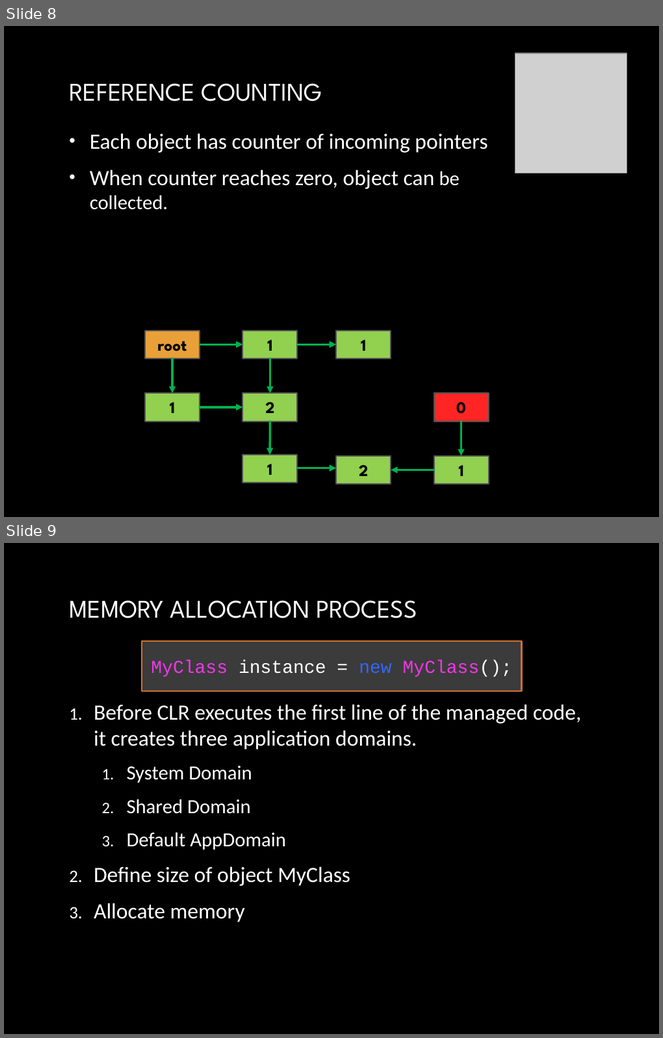
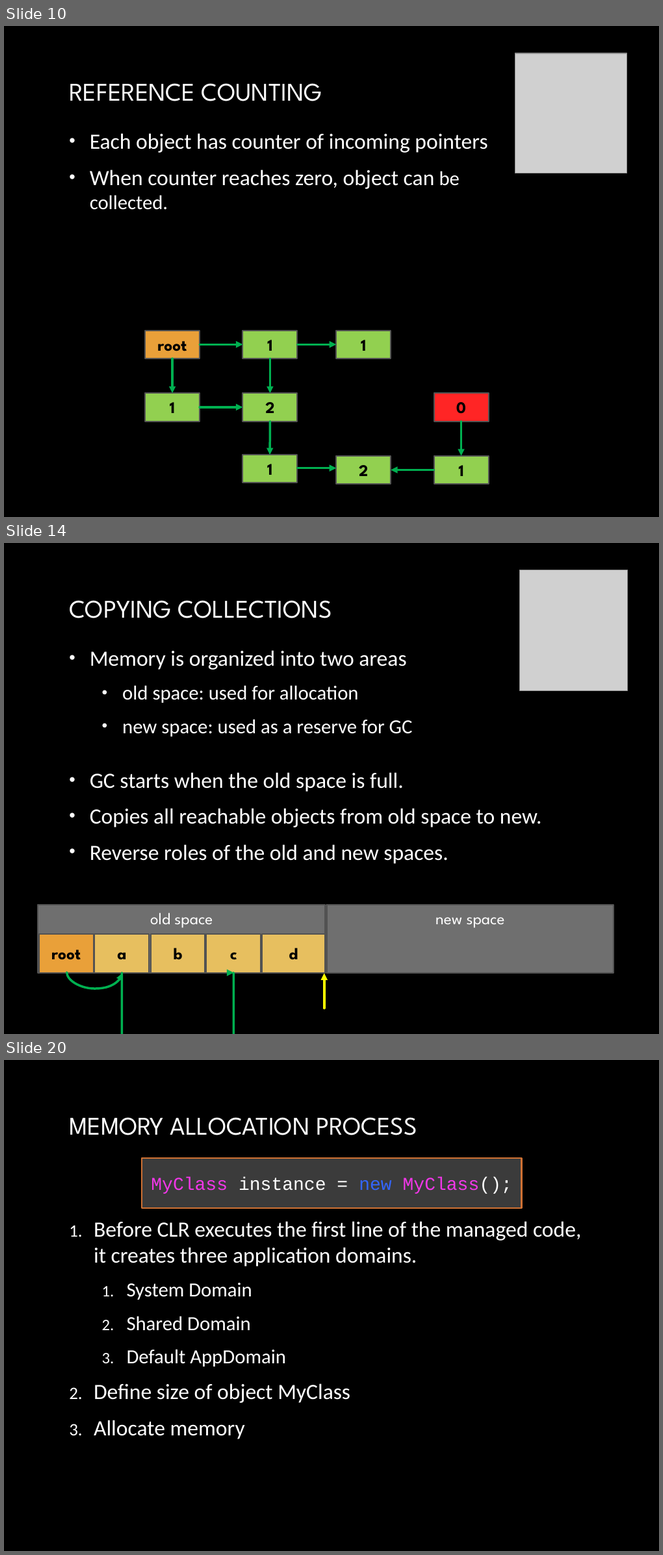
Before and after one commit to yuriyshapovalov/slides, a slide deck: ppt/Garbage collection in dotnet.pptx. Shown one above the other, each under a label of ours: slides 8 and 9 before the commit, slides 10, 14 and 20 after it; the slides between them are not shown. The pictures are 663x1038 and 663x1555 pixels, drawn with LibreOffice and Linux fonts; fonts in the diff are those of the drawing; grey boxes stand for pictures; background and template pictures are left out. Boxes give left, top, right and bottom in pixels: in the first picture for what was removed or moved away, otherwise in the second. Text is boxed around its words. In the diff, an @@ line names an element or a change of style, - is before the commit and + after.

Commit message:
updated garbage collection in .net slides

```diff
--- a/ppt/Garbage collection in dotnet.pptx
+++ b/ppt/Garbage collection in dotnet.pptx
@@ slide 14 added at (x1=4, y1=543, x2=659, y2=1034), background picture (left out) @@
@@ picture added at (x1=519, y1=570, x2=627, y2=691) @@
@@ title added at (x1=69, y1=600, x2=332, y2=618), 28 pt, text gradient #FFFFFF to #BFBFBF @@
+COPYING COLLECTIONS
@@ text added at (x1=90, y1=650, x2=542, y2=864), 24 pt, text gradient #FFFFFF to #BFBFBF @@
+• Memory is organized into two areas
+  • old space: used for allocation
+  • new space: used as a reserve for GC
+• GC starts when the old space is full.
+• Copies all reachable objects from old space to new.
+• Reverse roles of the old and new spaces.
@@ rectangle added at (x1=38, y1=905, x2=325, y2=973), fill #6F6F6F, outline #525252 1.5 pt, 18 pt, text #FFFFFF @@
+old space
@@ rectangle added at (x1=327, y1=905, x2=614, y2=973), fill #6F6F6F, outline #525252 1.5 pt, 18 pt, text #FFFFFF @@
+new space
@@ rectangle added at (x1=38, y1=934, x2=93, y2=973), fill #E9A039, outline #525252 1.5 pt, 18 pt, text #000000, bold @@
+root
@@ rectangle added at (x1=94, y1=934, x2=149, y2=973), fill #E7BF5F, outline #525252 1.5 pt, 18 pt, text #000000, bold @@
+a
@@ rectangle added at (x1=151, y1=934, x2=205, y2=973), fill #E7BF5F, outline #525252 1.5 pt, 18 pt, text #000000, bold @@
+b
@@ rectangle added at (x1=206, y1=934, x2=261, y2=973), fill #E7BF5F, outline #525252 1.5 pt, 18 pt, text #000000, bold @@
+c
@@ rectangle added at (x1=262, y1=934, x2=326, y2=973), fill #E7BF5F, outline #525252 1.5 pt, 18 pt, text #000000, bold @@
+d
@@ curved arrow added from (67, 973) to (122, 973), #00B050 2.5 pt @@
@@ curved arrow added from (122, 973) to (234, 973), #00B050 2.5 pt @@
@@ arrow added from (324, 1009) to (324, 973), #FFFF00 2.5 pt @@
@@ what was slide 8 is now slide 10 @@
@@ what was slide 9 is now slide 20 @@
```
Also in this commit, not shown: 2 slides changed, 11 other slides added.
